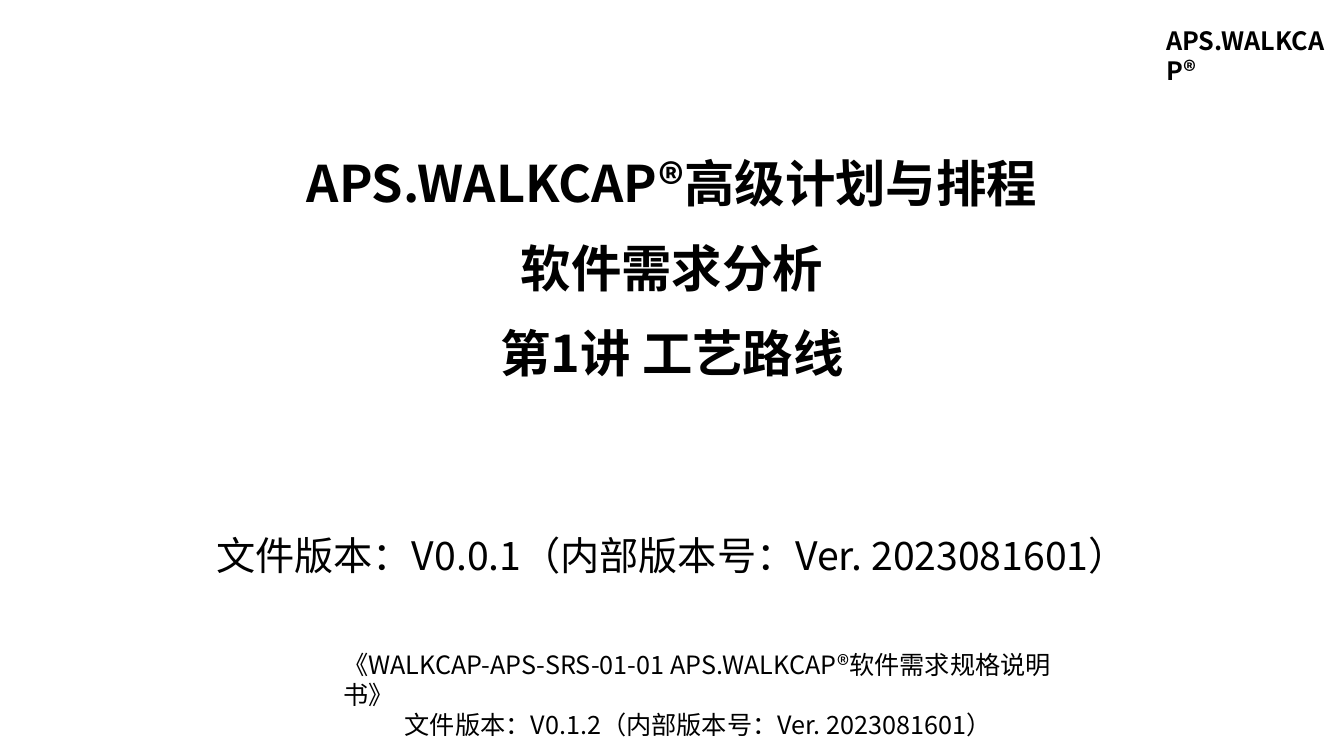
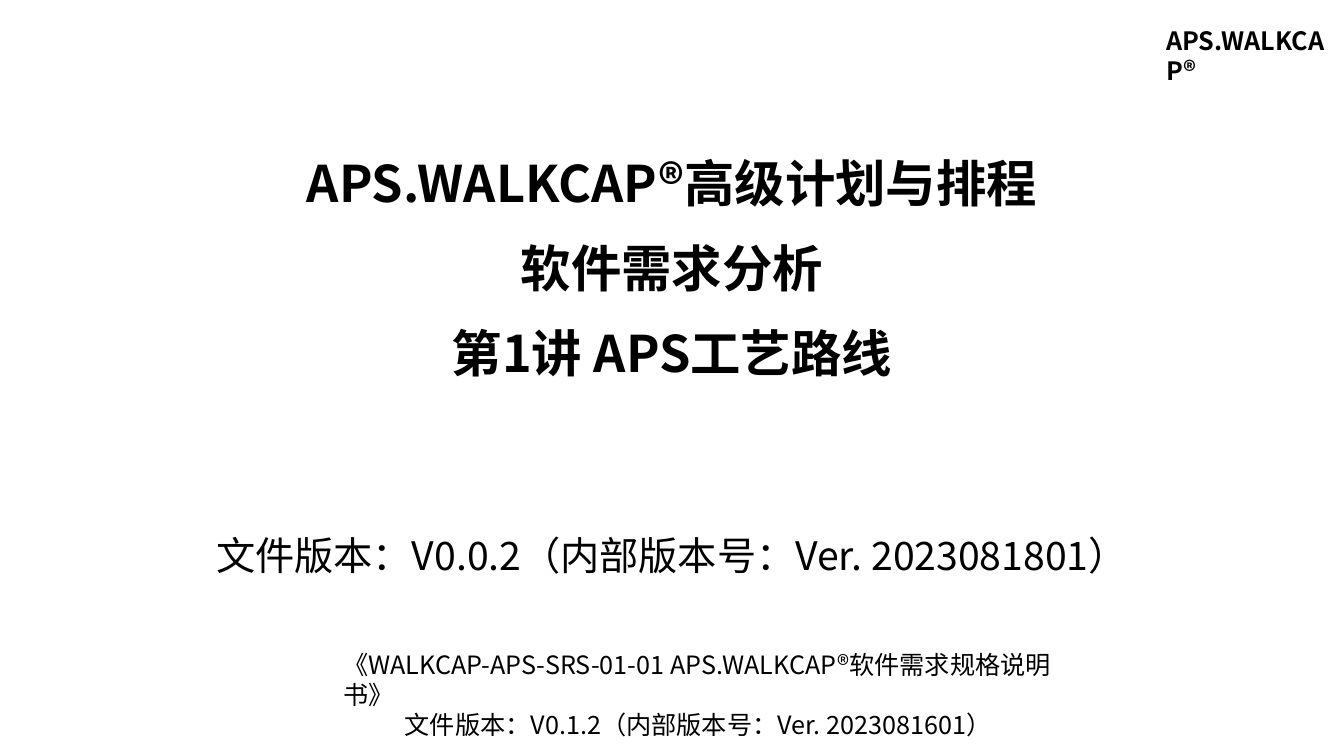
Before and after one commit to walkcap/APS.WALKCAP, a slide deck: slide 1 of WALKCAP-APS-PPT-01-01 APS.WALKCAP®高级计划与排程软件需求分析 第1讲 工艺路线.pptx. Drawn at 1344x756 pixels with LibreOffice and Linux fonts; fonts in the diff are those of the drawing. Boxes give left, top, right and bottom in pixels: in the first picture for what was removed or moved away, otherwise in the second. Text is boxed around its words. In the diff, an @@ line names an element or a change of style, - is before the commit and + after.

Commit message:
文件版本：V0.0.2（内部版本号：Ver. 2023081801）

```diff
--- a/WALKCAP-APS-PPT-01-01 APS.WALKCAP®高级计划与排程软件需求分析 第1讲 工艺路线.pptx
+++ b/WALKCAP-APS-PPT-01-01 APS.WALKCAP®高级计划与排程软件需求分析 第1讲 工艺路线.pptx
@@ text at (452, 244, 892, 377): text changed @@
-软件需求分析
-第1讲 工艺路线
+软件需求分析
+第1讲 APS工艺路线
@@ text at (216, 536, 1127, 574): text changed @@
-文件版本：V0.0.1（内部版本号：Ver. 2023081601）
+文件版本：V0.0.2（内部版本号：Ver. 2023081801）
```
Also in this commit, not shown: 5 other slides changed, 5 slides added, 1 slide removed, 1 other file.
